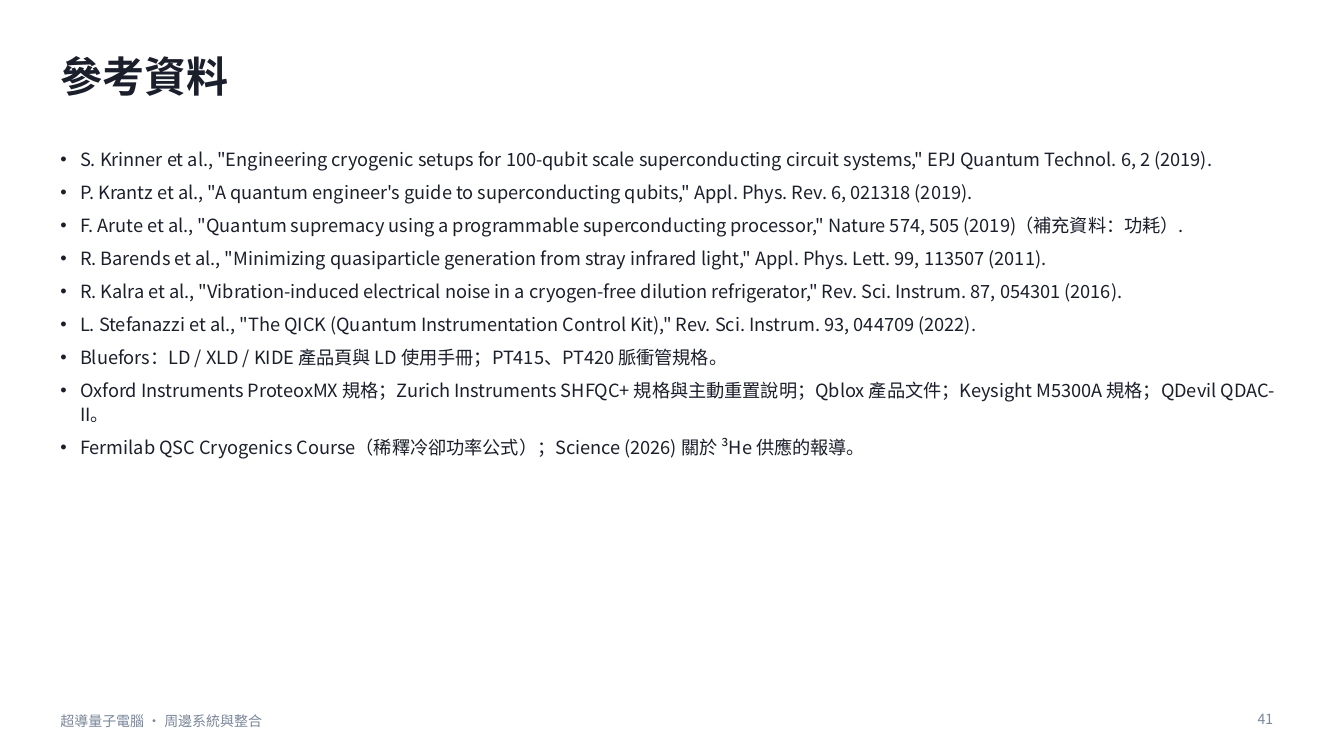
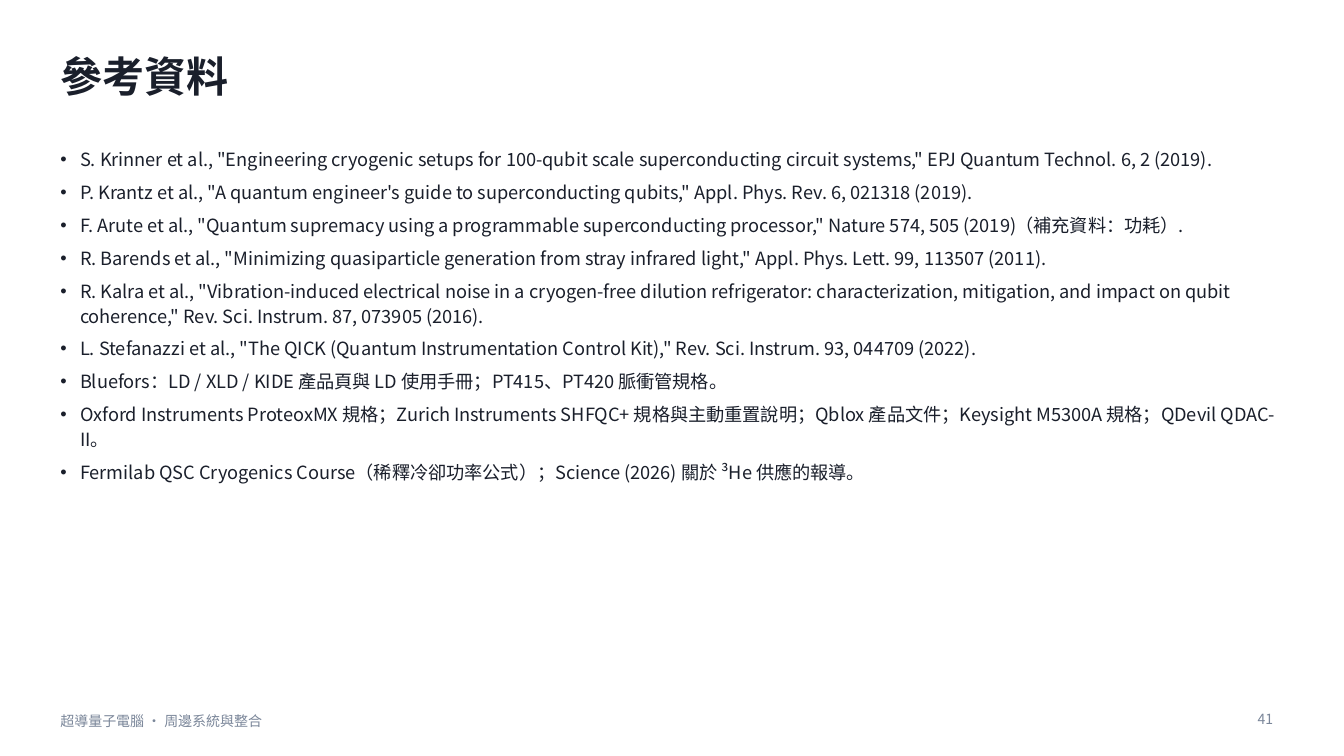
Before and after one commit to pcpcchen-coder/QuantumComputing, a slide deck: slide 41 of slides/QC_Peripheral_Systems_Talk.pptx. Drawn at 1344x756 pixels with LibreOffice and Linux fonts; fonts in the diff are those of the drawing. Boxes give left, top, right and bottom in pixels: in the first picture for what was removed or moved away, otherwise in the second. Text is boxed around its words. In the diff, an @@ line names an element or a change of style, - is before the commit and + after.

```diff
--- a/slides/QC_Peripheral_Systems_Talk.pptx
+++ b/slides/QC_Peripheral_Systems_Talk.pptx
@@ text at bbox=[80, 283, 1230, 327]: text changed @@
-• R. Kalra et al., "Vibration-induced electrical noise in a cryogen-free dilution refrigerator," Rev. Sci. Instrum. 87, 054301 (2016).
+• R. Kalra et al., "Vibration-induced electrical noise in a cryogen-free dilution refrigerator: characterization, mitigation, and impact on qubit coherence," Rev. Sci. Instrum. 87, 073905 (2016).
```
Also in this commit, not shown: 1 other slide changed, 4 other files.
